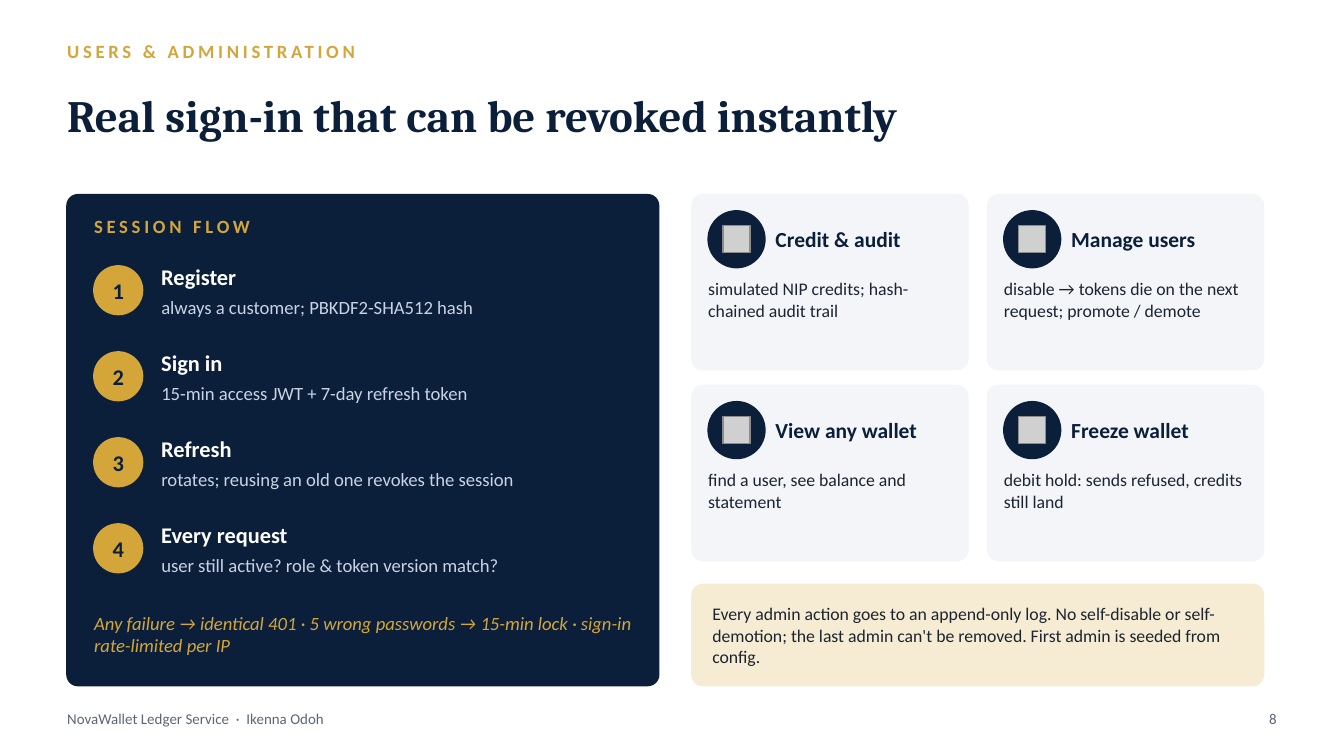
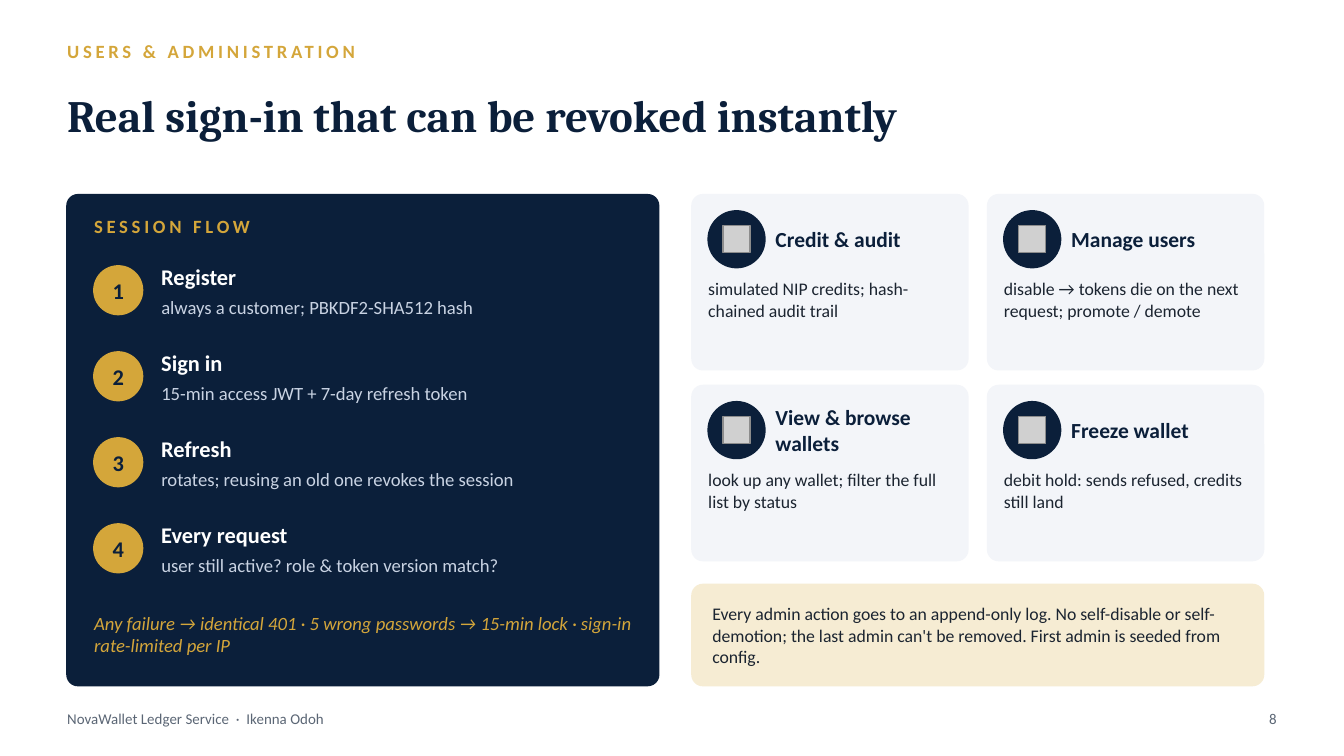
Before and after one commit to ikenna042/novawallet, a slide deck: slide 8 of docs/Ikenna_Odoh_NovaWallet_Case_Study.pptx. Drawn at 1344x756 pixels with LibreOffice and Linux fonts; fonts in the diff are those of the drawing; grey boxes stand for pictures. Boxes give left, top, right and bottom in pixels: in the first picture for what was removed or moved away, otherwise in the second. Text is boxed around its words. In the diff, an @@ line names an element or a change of style, - is before the commit and + after.

```diff
--- a/docs/Ikenna_Odoh_NovaWallet_Case_Study.pptx
+++ b/docs/Ikenna_Odoh_NovaWallet_Case_Study.pptx
@@ text at <box>775,410,911,451</box>: text changed @@
-View any wallet
+View & browse wallets
@@ text at <box>708,473,936,511</box>: text changed @@
-find a user, see balance and statement
+look up any wallet; filter the full list by status
```
Also in this commit, not shown: 1 other slide changed, 12 other files.
